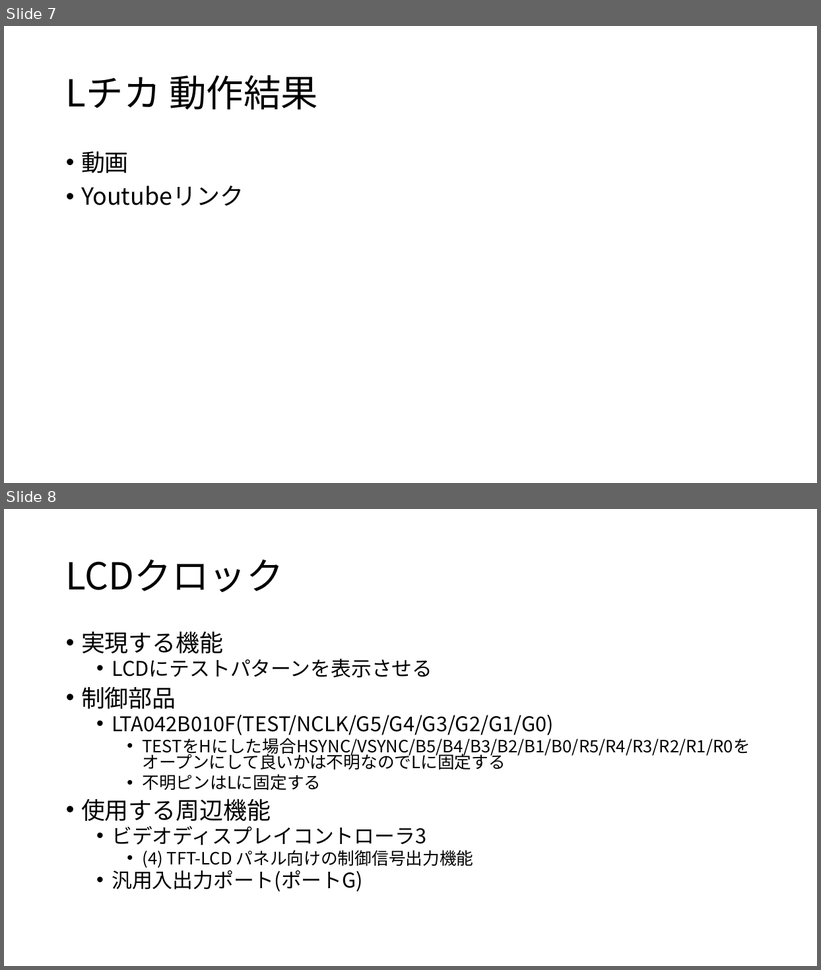
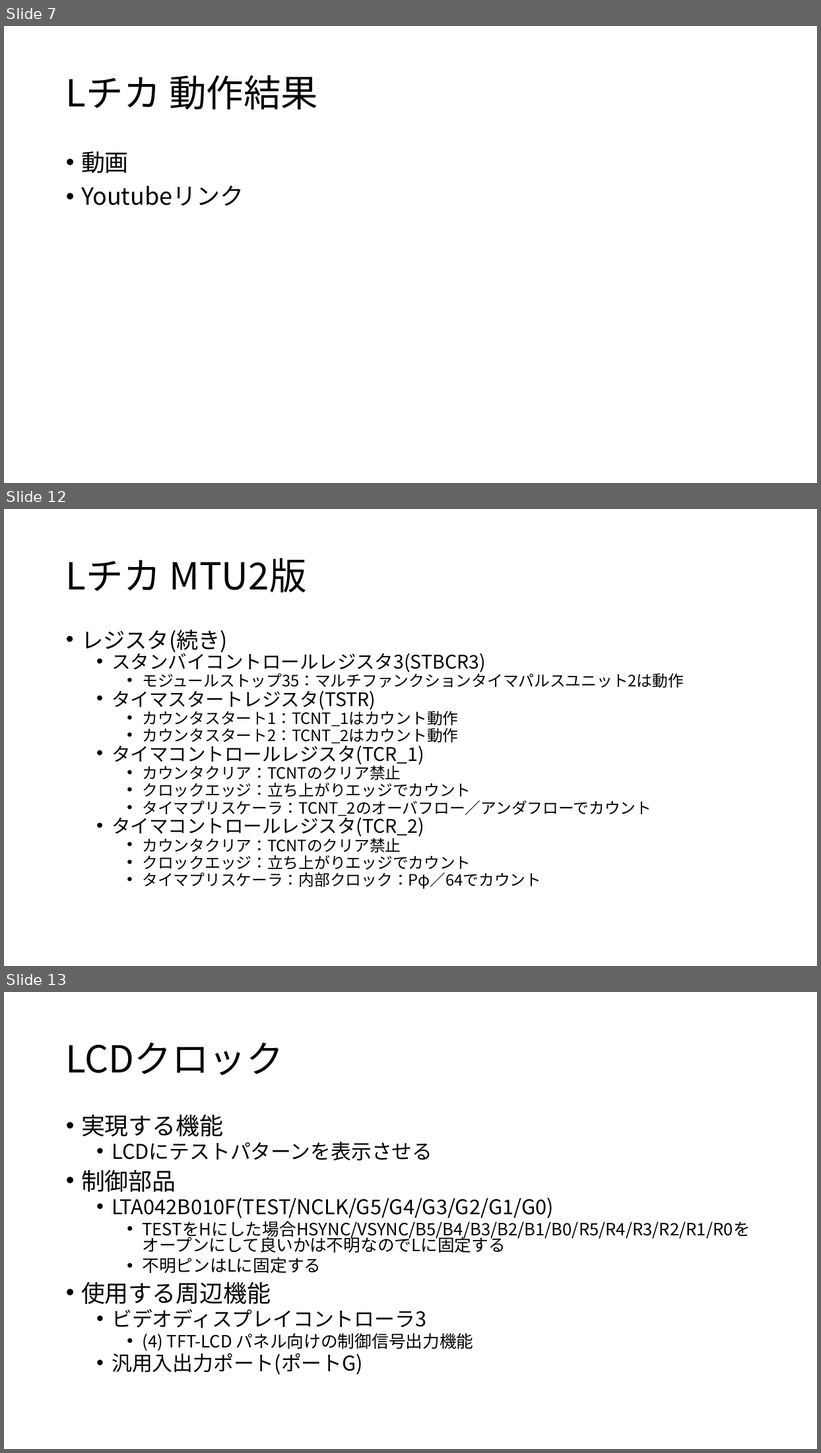
Before and after one commit to moku828/sh7262_an, a slide deck: SH7262アプリケーションノート.pptx. Shown one above the other, each under a label of ours: slides 7 and 8 before the commit, slides 7, 12 and 13 after it; the slides between them are not shown. The pictures are 821x970 and 821x1453 pixels, drawn with LibreOffice and Linux fonts; fonts in the diff are those of the drawing. Boxes give left, top, right and bottom in pixels: in the first picture for what was removed or moved away, otherwise in the second. Text is boxed around its words. In the diff, an @@ line names an element or a change of style, - is before the commit and + after.

```diff
--- a/SH7262アプリケーションノート.pptx
+++ b/SH7262アプリケーションノート.pptx
@@ slide 12 added at (4,509,817,966), background #FFFFFF @@
@@ title added at (66,558,306,593), 44 pt, text #000000 @@
+Lチカ MTU2版
@@ text added at (81,630,684,889), 18.5 pt, text #000000 @@
+• レジスタ(続き)
+  • スタンバイコントロールレジスタ3(STBCR3)
+    • モジュールストップ35：マルチファンクションタイマパルスユニット2は動作
+  • タイマスタートレジスタ(TSTR)
+    • カウンタスタート1：TCNT_1はカウント動作
+    • カウンタスタート2：TCNT_2はカウント動作
+  • タイマコントロールレジスタ(TCR_1)
+    • カウンタクリア：TCNTのクリア禁止
+    • クロックエッジ：立ち上がりエッジでカウント
+    • タイマプリスケーラ：TCNT_2のオーバフロー／アンダフローでカウント
+  • タイマコントロールレジスタ(TCR_2)
+    • カウンタクリア：TCNTのクリア禁止
+    • クロックエッジ：立ち上がりエッジでカウント
+    • タイマプリスケーラ：内部クロック：Pφ／64でカウント
@@ what was slide 8 is now slide 13 @@
```
Also in this commit, not shown: 6 slides changed, 5 other slides added, 4 other files.
